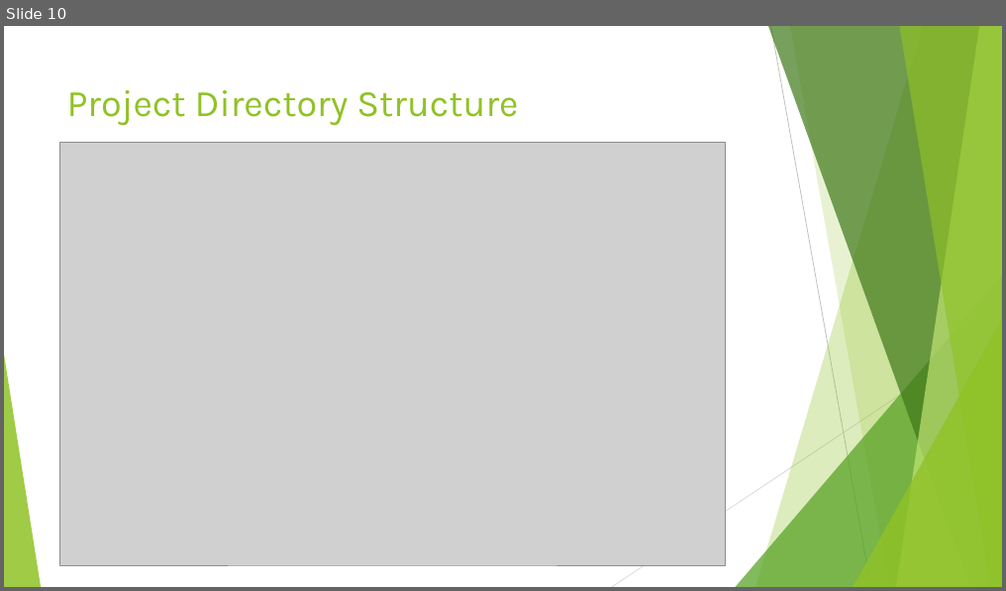
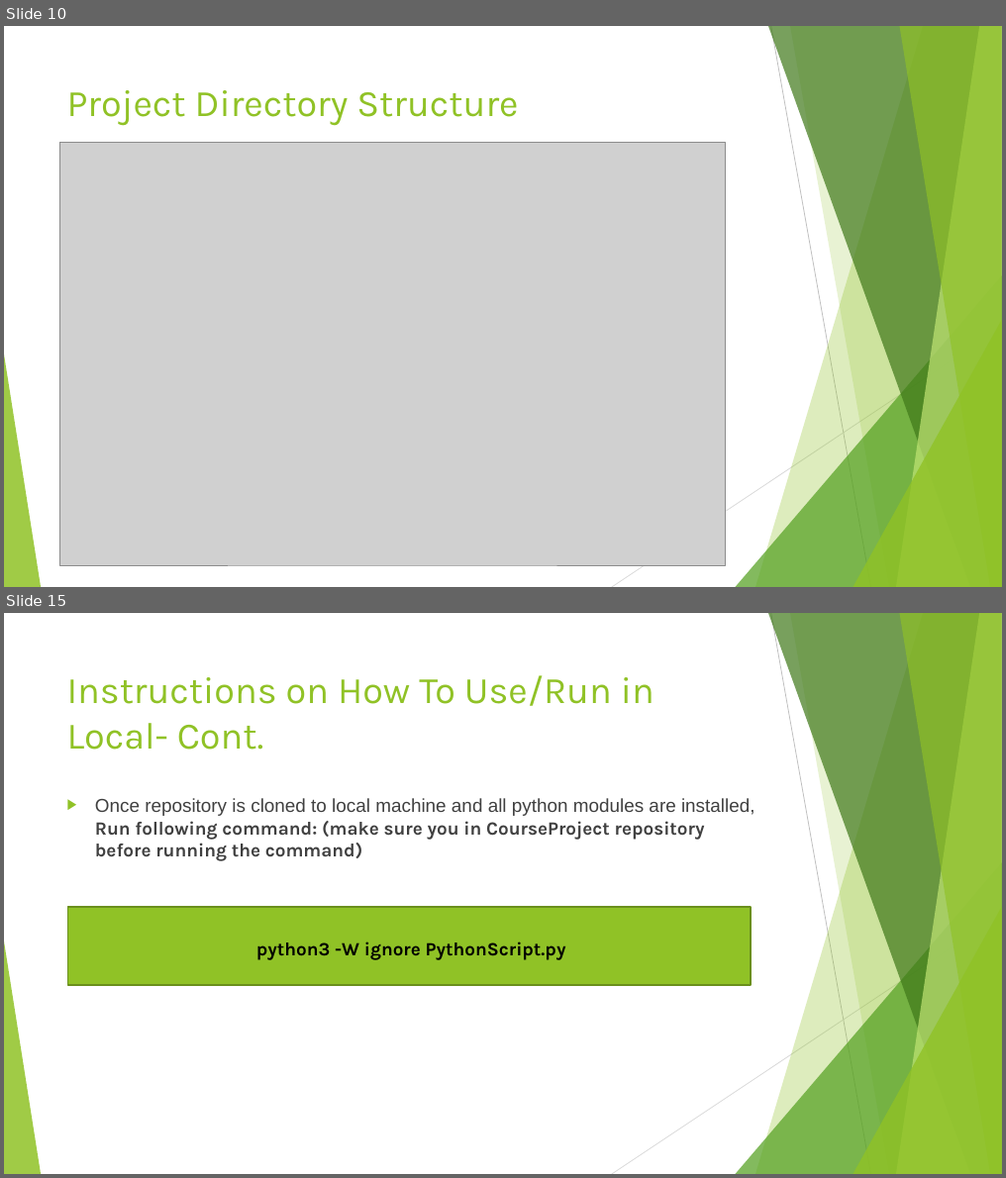
Before and after one commit to hsiddhu2/CourseProject, a slide deck: documentation/Project Presentation.pptx. Shown one above the other, each under a label of ours: slide 10 before the commit, slides 10 and 15 after it; the slides between them are not shown. The pictures are 1006x591 and 1006x1178 pixels, drawn with LibreOffice and Linux fonts; fonts in the diff are those of the drawing; grey boxes stand for pictures. Boxes give left, top, right and bottom in pixels: in the first picture for what was removed or moved away, otherwise in the second. Text is boxed around its words. In the diff, an @@ line names an element or a change of style, - is before the commit and + after.

```diff
--- a/documentation/Project Presentation.pptx
+++ b/documentation/Project Presentation.pptx
@@ slide 15 added at <box>4,613,1002,1174</box>, background #FFFFFF; not listed: 10 template elements that a slide beside it also shows @@
@@ title added at <box>67,675,654,750</box>, 36 pt, text #90C226 @@
+Instructions on How To Use/Run in Local- Cont.
@@ text added at <box>95,798,755,960</box>, 18 pt, text #404040, bold @@
+▶ Once repository is cloned to local machine and all python modules are installed, Run following command: (make sure you in CourseProject repository before running the command)
+python3 -W ignore PythonScript.py
@@ rectangle added at <box>67,907,750,986</box>, fill #90C226, outline #6B901C 1.5 pt @@
```
Also in this commit, not shown: 2 slides changed, 3 other slides added.
